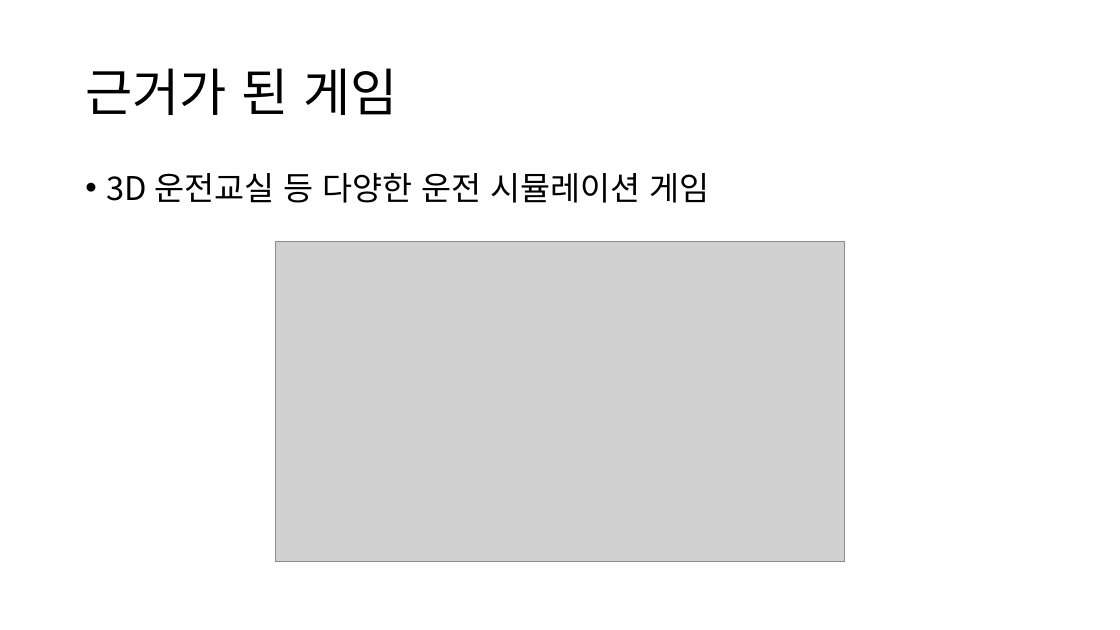
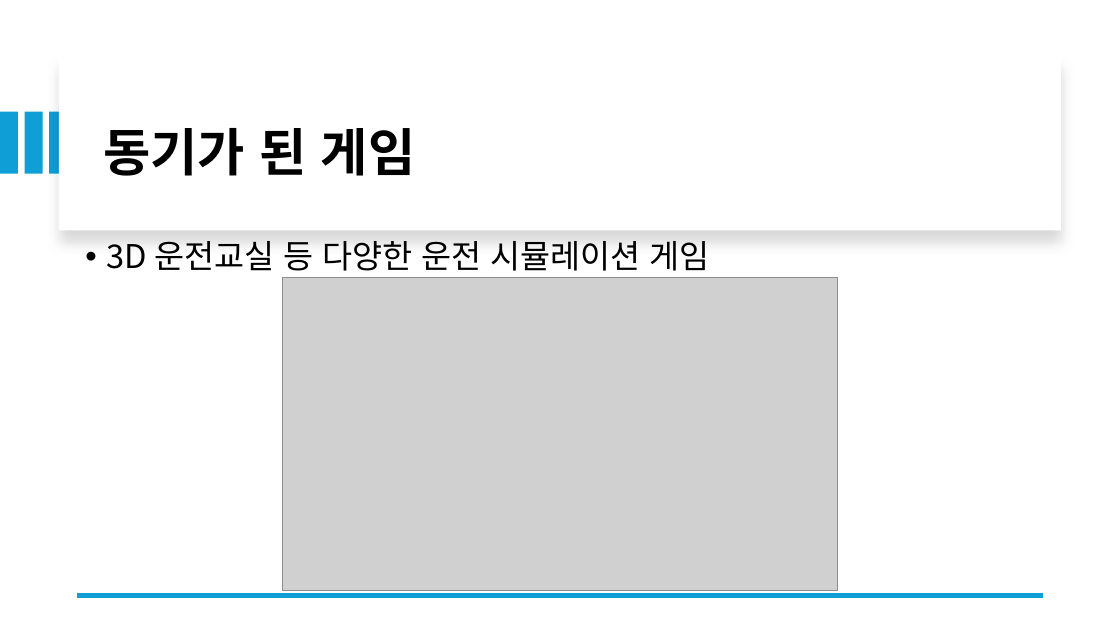
Before and after one commit to kyonghwa1916/OpenGL_Termproject, a slide deck: slide 2 of Night Street Driving Simulator.pptx (slide 3 before the commit). Drawn at 1120x630 pixels with LibreOffice and Linux fonts; fonts in the diff are those of the drawing; grey boxes stand for pictures. Boxes give left, top, right and bottom in pixels: in the first picture for what was removed or moved away, otherwise in the second. Text is boxed around its words. In the diff, an @@ line names an element or a change of style, - is before the commit and + after.

```diff
--- a/Night Street Driving Simulator.pptx
+++ b/Night Street Driving Simulator.pptx
@@ rectangle added at [59, 56, 1061, 230], fill #FFFFFF @@
@@ rectangle added at [0, 112, 18, 174], fill #0F9ED5 @@
@@ rectangle added at [24, 112, 42, 174], fill #0F9ED5 @@
@@ rectangle added at [50, 112, 67, 174], fill #0F9ED5 @@
@@ text at [103, 128, 415, 176]: text changed; bold on @@
-근거가 된 게임
+동기가 된 게임
@@ text "3D 운전교실 등 다양한 운전 ...": place and size @@
-text "3D 운전교실 등 다양한 운전 ..." at [106, 173, 710, 203]
+text "3D 운전교실 등 다양한 운전 ..." at [106, 241, 710, 271]
@@ picture: place and size @@
-picture at [276, 241, 845, 561]
+picture at [282, 278, 838, 591]
@@ line added from (1044, 596) to (77, 596), #0F9ED5 4.5 pt @@
```
Also in this commit, not shown: 5 other slides changed, 1 other file.
